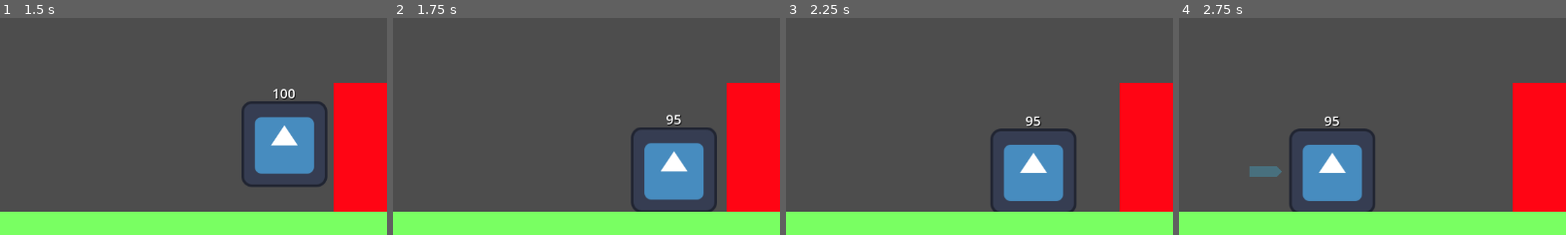
Above: before the commit, frames 1-4 (left to right).
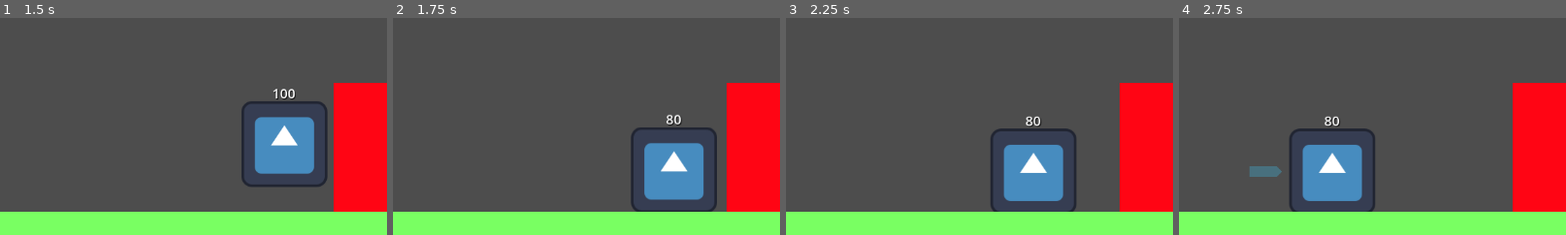
Above: after the commit, the same moments.

Repository: MarekZdun/godot-programming-patterns
Game: Godot game, scene res://ec/work/main.tscn
Same seed, same stepped clock (60 frames per second), same inputs: the game is played once before the commit and once after it. The project has no main scene, so this scene is started directly. The engine's default icon, where the game draws it, is replaced by a stand-in: a white triangle on a blue panel in a dark square.
Inputs:
- Up to frame 1 (1.5 s): tap Space at 0.5, 1.25 s; hold Right (ui_right) from 0.53 s (still down); tap F at 0.6, 1.35 s; tap Enter (ui_accept) at 0.77 s
- Up to frame 2 (1.75 s): keep holding Right (ui_right); tap Enter (ui_accept) at 1.52 s
- Up to frame 3 (2.25 s): tap Space at 2 s; release Right (ui_right) at 2.03 s; hold Left (ui_left) from 2.03 s (still down); tap F at 2.1 s
- Up to frame 4 (2.75 s): keep holding Left (ui_left)
The pictures show only the part of the screen within x 40-90%, y 44-94%; the shares and areas given below are measured in that part.

Frame 1 is identical in both runs. In frame 2, 0.1% of the frame differs, in the area x 70-75%, y 44-50%; in frame 3, less than 0.1%; in frame 4, less than 0.1%.

Commit message:
add attack/resistance elements in composition example

Diff:
--- a/ec/work/actor.gd
+++ b/ec/work/actor.gd
@@ -9,6 +9,7 @@
 func _ready():
 	hurtbox_component.hit_by_bullet.connect(_on_hit_by_bullet)
 	hurtbox_component.hit_by_hitbox.connect(_on_hit_by_hitbox)
+	health_component.died.connect(_on_died)
 
 
 func _physics_process(delta):
@@ -20,16 +21,27 @@
 
 
 func _on_hit_by_bullet(hit_context: BulletHitContext) -> void:
-	if velocity_component:
+	if velocity_component and hit_context.attack_update.attack_damage > 0:
 		velocity_component.knockback_request(hit_context.attack_update)
 
-	if controller_component:
+	if controller_component and hit_context.attack_update.attack_damage > 0:
 		controller_component.deactivate_for(hit_context.attack_update.stun_time)
 
 
 func _on_hit_by_hitbox(hit_context: HitboxHitContext) -> void:
-	if velocity_component:
+	if velocity_component and hit_context.attack_update.attack_damage > 0:
 		velocity_component.knockback_request(hit_context.attack_update)
 
-	if controller_component:
+	if controller_component and hit_context.attack_update.attack_damage > 0:
 		controller_component.deactivate_for(hit_context.attack_update.stun_time)
+
+
+func _on_died(element: StatusReceiverComponent.Element) -> void:
+	# it is a good place to display die animation according to element
+	var element_name: String
+	var keys := StatusReceiverComponent.Element.keys()
+	for key in keys:
+		if StatusReceiverComponent.Element[key] == element:
+			element_name = key
+			break
+	print("died from element: %s" % element_name)
--- a/ec/work/actor.tscn
+++ b/ec/work/actor.tscn
@@ -34,9 +34,9 @@
 shape = SubResource("RectangleShape2D_irexl")
 
 [node name="StatusReceiverComponent" parent="." instance=ExtResource("7_yqfov")]
-attack_damage_mod = 0.5
 knockback_force_mod = 0.5
 stun_time_mod = 0.5
+neutral_resistance = 0.5
 
 [node name="VelocityComponent" parent="." instance=ExtResource("5_femdr")]
 
--- a/ec/work/attack_update.gd
+++ b/ec/work/attack_update.gd
@@ -2,6 +2,7 @@
 extends RefCounted
 
 var attack_damage: float
+var attack_element: StatusReceiverComponent.Element
 var knockback_force: float
 var attack_position: Vector2
 var stun_time: float
--- a/ec/work/bullet.tscn
+++ b/ec/work/bullet.tscn
@@ -6,6 +6,7 @@
 
 [sub_resource type="Resource" id="Resource_j88in"]
 script = ExtResource("3_7cdd2")
+attack_element = 0
 damage_per_bullet = 20.0
 knockback_force = 200.0
 stun_time = 3.0
--- a/ec/work/components/bullet_component.gd
+++ b/ec/work/components/bullet_component.gd
@@ -10,6 +10,7 @@
 
 func get_attack() -> AttackUpdate:
 	var attack := AttackUpdate.new()
+	attack.attack_element = gun_stats.attack_element
 	attack.attack_damage = gun_stats.damage_per_bullet
 	attack.knockback_force = gun_stats.knockback_force
 	attack.attack_position = (owner as Node2D).global_position	# owner???
--- a/ec/work/components/health_component.gd
+++ b/ec/work/components/health_component.gd
@@ -2,7 +2,7 @@
 extends Node2D
 
 signal health_changed(health_update)
-signal died
+signal died(element)
 
 @export var max_health: float:
 	set(value):
@@ -25,11 +25,12 @@
 		health_changed.emit(health_update)
 		if !has_health_remaining() and !_has_died:
 			_has_died = true
-			died.emit()
+			died.emit(_element_damage)
 	get:
 		return current_health
 
 var _has_died: bool
+var _element_damage: StatusReceiverComponent.Element
 
 
 func _ready():
@@ -37,6 +38,7 @@
 
 
 func damage(attack_update: AttackUpdate) -> void:
+	_element_damage = attack_update.attack_element
 	current_health -= attack_update.attack_damage
 
 
--- a/ec/work/components/hitbox_component.gd
+++ b/ec/work/components/hitbox_component.gd
@@ -1,6 +1,7 @@
 class_name HitboxComponent
 extends Area2D
 
+@export var attack_element: StatusReceiverComponent.Element = StatusReceiverComponent.Element.NEUTRAL
 @export var attack_damage: float = 10.0
 @export var knockback_force: float = 100
 @export var stun_time: float = 1.5
@@ -8,6 +9,7 @@
 
 func get_attack() -> AttackUpdate:
 	var attack := AttackUpdate.new()
+	attack.attack_element = attack_element
 	attack.attack_damage = attack_damage
 	attack.knockback_force = knockback_force
 	attack.attack_position = (owner as Node2D).global_position
--- a/ec/work/components/status_receiver_component.gd
+++ b/ec/work/components/status_receiver_component.gd
@@ -1,15 +1,36 @@
 class_name StatusReceiverComponent
 extends Node2D
 
-@export var attack_damage_mod: float = 1.0
-@export var knockback_force_mod: float = 1.0
-@export var stun_time_mod: float = 1.0
+enum Element {NEUTRAL, WATER, EARTH, FIRE, WIND}
+
+@export_range(0, 1) var attack_damage_mod: float = 1.0
+@export_range(0, 1) var knockback_force_mod: float = 1.0
+@export_range(0, 1) var stun_time_mod: float = 1.0
+@export_range(0, 1) var neutral_resistance: float = 0.0
+@export_range(0, 1) var water_resistance: float = 0.0
+@export_range(0, 1) var earth_resistance: float = 0.0
+@export_range(0, 1) var fire_resistance: float = 0.0
+@export_range(0, 1) var wind_resistance: float = 0.0
 
 
 func apply_attack_transformation(attack_update: AttackUpdate) -> void:
 	if !attack_update:
 		return
 
+	match attack_update.attack_element:
+		Element.NEUTRAL:
+			attack_update.attack_damage -= neutral_resistance * attack_update.attack_damage
+		Element.WATER:
+			attack_update.attack_damage -= water_resistance * attack_update.attack_damage
+		Element.EARTH:
+			attack_update.attack_damage -= earth_resistance * attack_update.attack_damage
+		Element.FIRE:
+			attack_update.attack_damage -= fire_resistance * attack_update.attack_damage
+		Element.WIND:
+			attack_update.attack_damage -= wind_resistance * attack_update.attack_damage
+		_:
+			pass
+
 	attack_update.attack_damage *= attack_damage_mod
 	attack_update.attack_position
 	attack_update.knockback_force *= knockback_force_mod
--- a/ec/work/components/status_receiver_component.tscn
+++ b/ec/work/components/status_receiver_component.tscn
@@ -1,4 +1,4 @@
-[gd_scene load_steps=2 format=3]
+[gd_scene load_steps=2 format=3 uid="uid://ctivcyyqbgbk"]
 
 [ext_resource type="Script" path="res://ec/work/components/status_receiver_component.gd" id="1_0f5ey"]
 
--- a/ec/work/danger_zone.tscn
+++ b/ec/work/danger_zone.tscn
@@ -12,6 +12,8 @@
 polygon = PackedVector2Array(-96, -96, 96, -96, 96, 96, -96, 96)
 
 [node name="HitboxComponent" parent="." instance=ExtResource("1_tlbr7")]
+attack_element = 3
+attack_damage = 20.0
 knockback_force = 200.0
 
 [node name="CollisionShape2D" type="CollisionShape2D" parent="HitboxComponent"]
--- a/ec/work/resources/gun_stats.gd
+++ b/ec/work/resources/gun_stats.gd
@@ -1,7 +1,7 @@
 class_name GunStats
 extends Resource
 
-
+@export var attack_element: StatusReceiverComponent.Element = StatusReceiverComponent.Element.NEUTRAL
 @export var damage_per_bullet: float = 20.0
 @export var knockback_force: float = 200.0
 @export var stun_time: float = 3.0
Not shown: 1 places in ec/work/actor.tscn that only renumber resources
